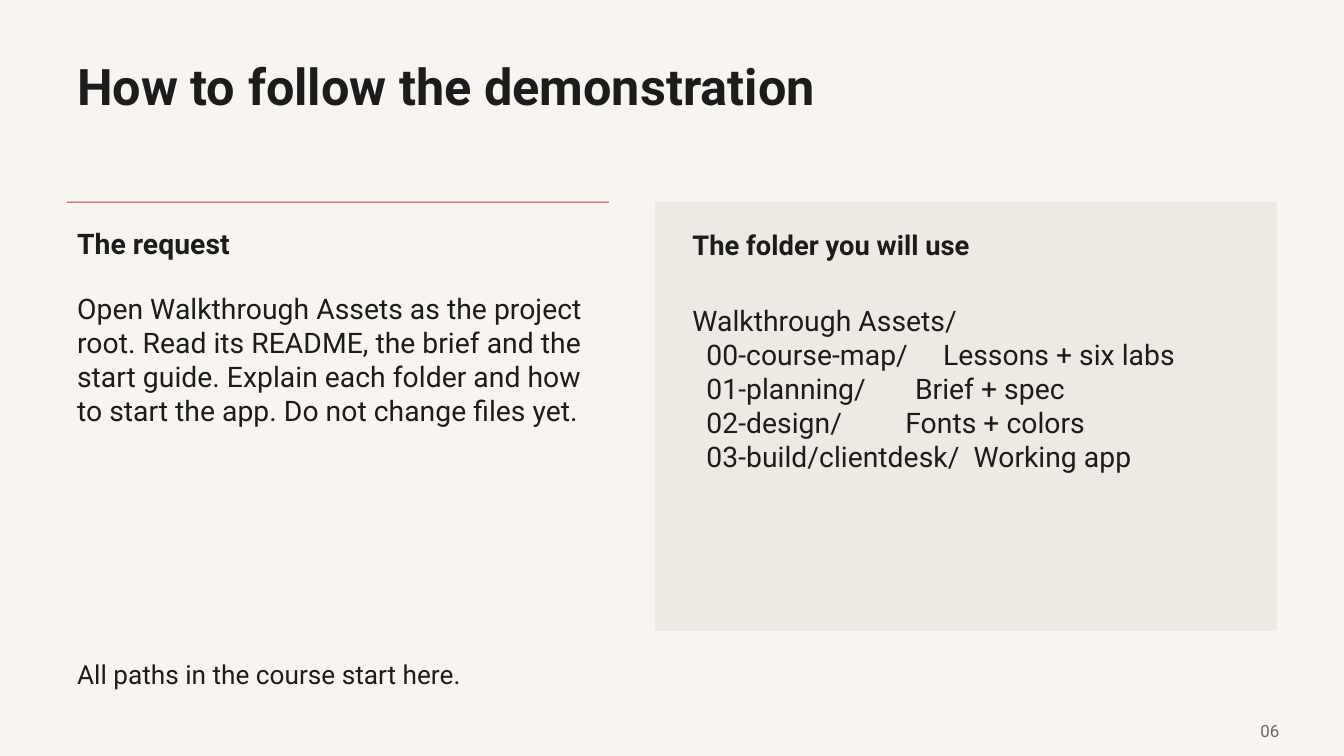
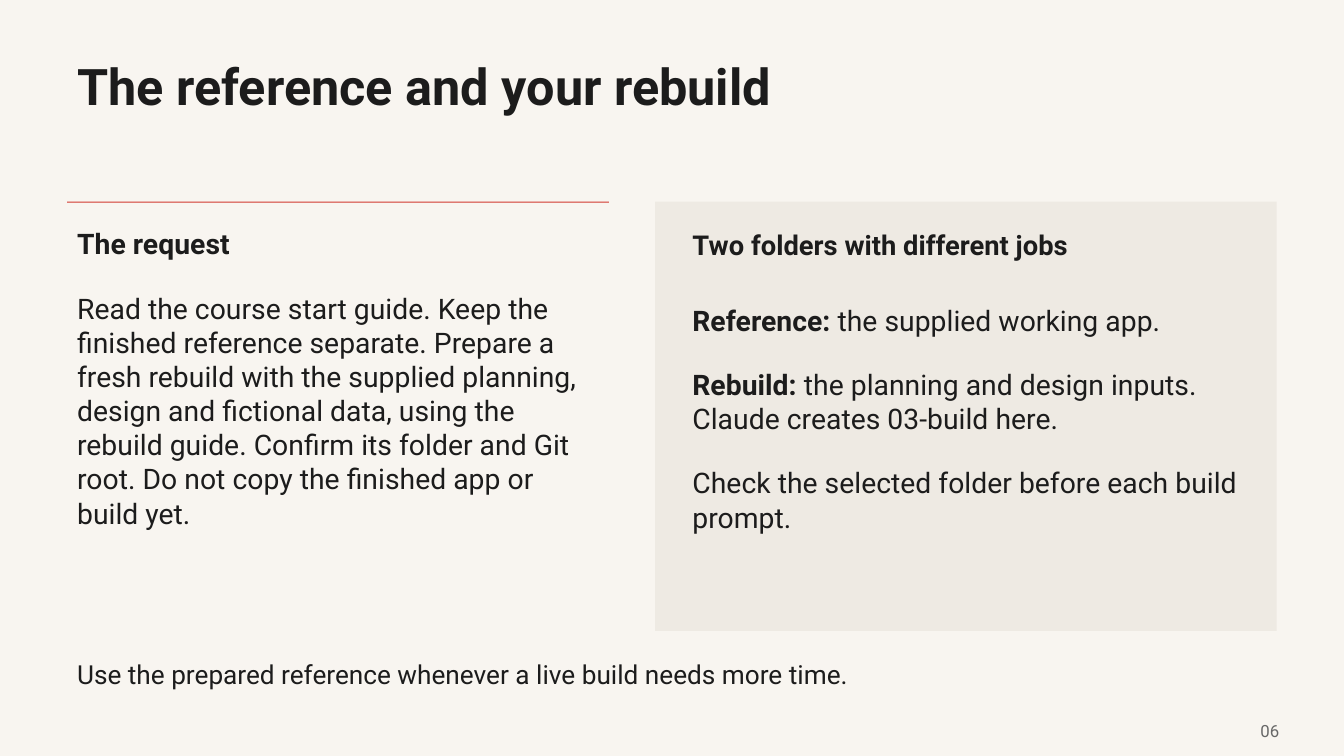
Before and after one commit to promptadvisers/claude-code-next-steps, a slide deck: slide 6 of slides/ClientDesk_Course_End_to_End.pptx. Drawn at 1344x756 pixels with LibreOffice and Linux fonts; fonts in the diff are those of the drawing. Boxes give left, top, right and bottom in pixels: in the first picture for what was removed or moved away, otherwise in the second. Text is boxed around its words. In the diff, an @@ line names an element or a change of style, - is before the commit and + after.

Commit message:
Revise course prompts and live checkpoints from independent Claude Desktop rehearsal

```diff
--- a/slides/ClientDesk_Course_End_to_End.pptx
+++ b/slides/ClientDesk_Course_End_to_End.pptx
@@ text at box(77, 66, 771, 116): text changed @@
-How to follow the demonstration
+The reference and your rebuild
@@ text at box(692, 234, 1068, 261): text changed @@
-The folder you will use
+Two folders with different jobs
@@ text at box(77, 297, 576, 530): text changed @@
-Open Walkthrough Assets as the project root. Read its README, the brief and the start guide. Explain each folder and how to start the app. Do not change files yet.
+Read the course start guide. Keep the finished reference separate. Prepare a fresh rebuild with the supplied planning, design and fictional data, using the rebuild guide. Confirm its folder and Git root. Do not copy the finished app or build yet.
@@ text at box(692, 309, 1236, 534): text changed @@
-Walkthrough Assets/
-00-course-map/ Lessons + six labs
-01-planning/ Brief + spec
-02-design/ Fonts + colors
-03-build/clientdesk/ Working app
+Reference: the supplied working app.
+Rebuild: the planning and design inputs.
+Claude creates 03-build here.
+Check the selected folder before each build prompt.
@@ text at box(77, 664, 848, 690): text changed @@
-All paths in the course start here.
+Use the prepared reference whenever a live build needs more time.
```
Also in this commit, not shown: 11 other slides changed, 16 other files.
